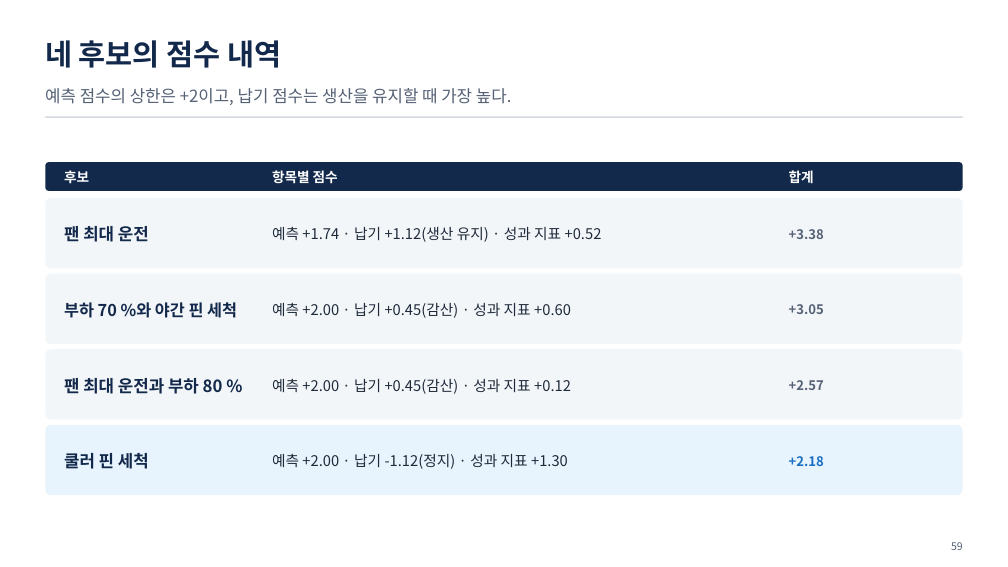
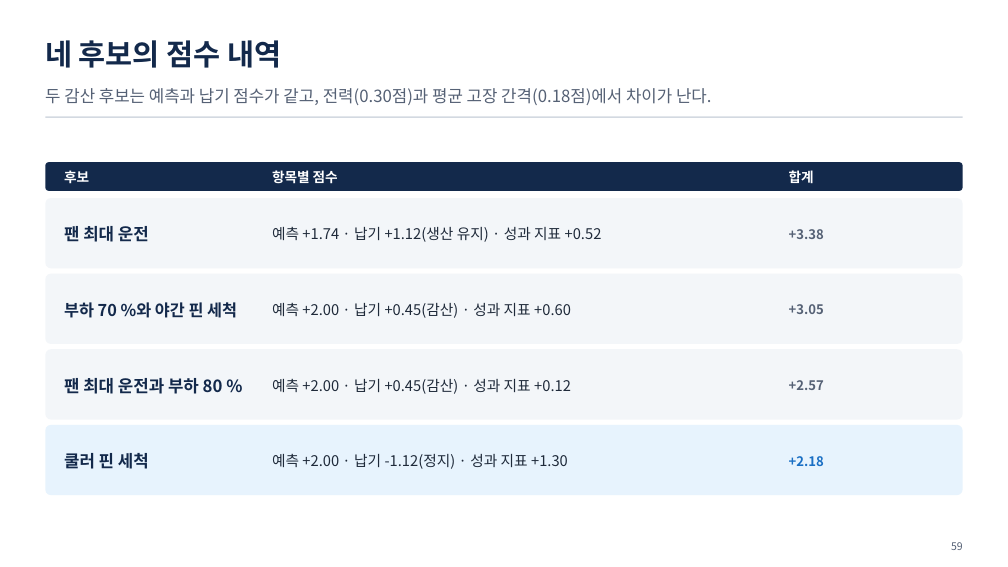
Before and after one commit to uengine-oss/hyd-iot-edu, a slide deck: slide 59 of workspace/강의제작/산출물/통합반/이론/03회차/통합반_03일차.pptx. Drawn at 1008x567 pixels with LibreOffice and Linux fonts; fonts in the diff are those of the drawing. Boxes give left, top, right and bottom in pixels: in the first picture for what was removed or moved away, otherwise in the second. Text is boxed around its words. In the diff, an @@ line names an element or a change of style, - is before the commit and + after.

```diff
--- a/workspace/강의제작/산출물/통합반/이론/03회차/통합반_03일차.pptx
+++ b/workspace/강의제작/산출물/통합반/이론/03회차/통합반_03일차.pptx
@@ text at <box>45,88,712,105</box>: text changed @@
-예측 점수의 상한은 +2이고, 납기 점수는 생산을 유지할 때 가장 높다.
+두 감산 후보는 예측과 납기 점수가 같고, 전력(0.30점)과 평균 고장 간격(0.18점)에서 차이가 난다.
```
Also in this commit, not shown: 12 other slides changed, 35 other files.
